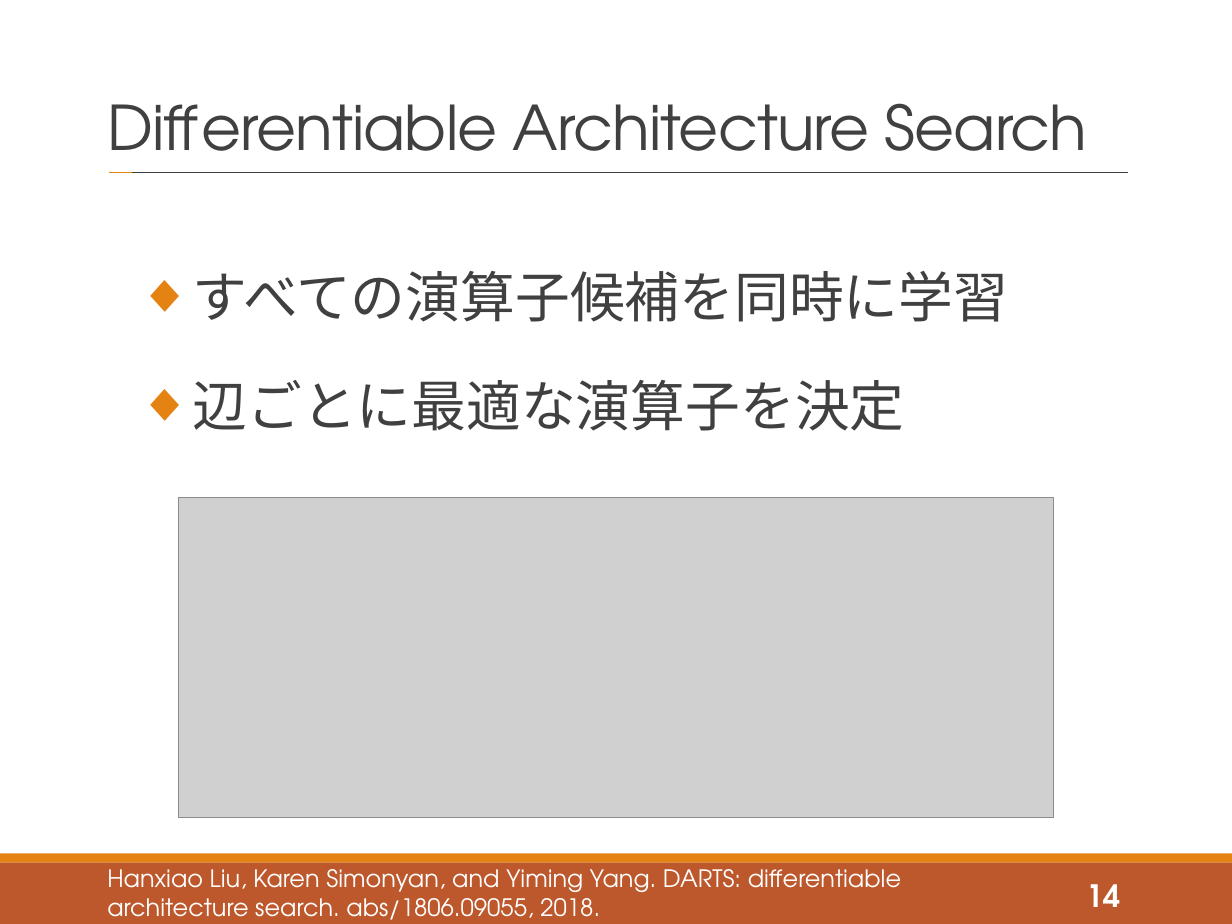
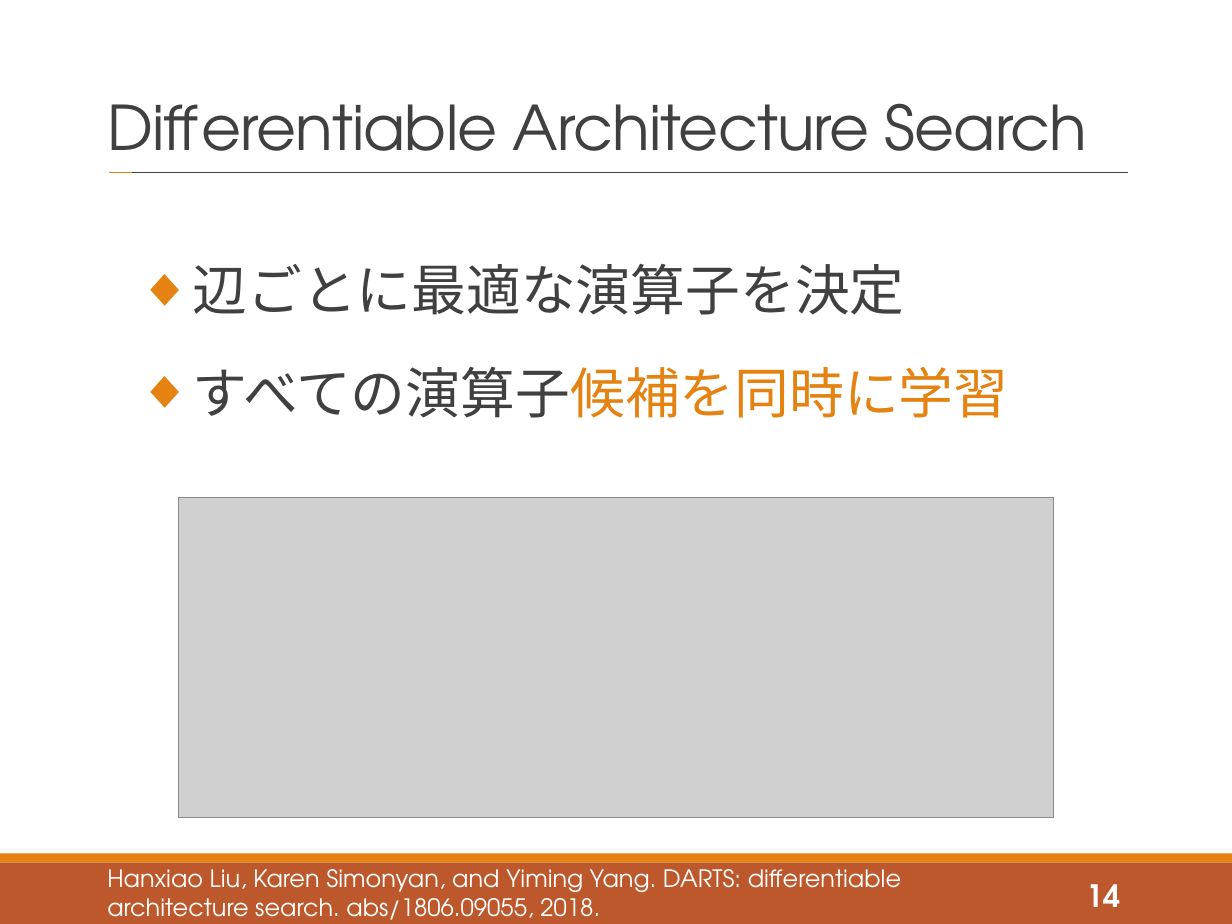
Before and after one commit to tatsuya-sugiyama/WeeklyReport, a slide deck: slide 14 of report/2020後期/2020_2nd_sugiyama.pptx. Drawn at 1232x924 pixels with LibreOffice and Linux fonts; fonts in the diff are those of the drawing; grey boxes stand for pictures. Boxes give left, top, right and bottom in pixels: in the first picture for what was removed or moved away, otherwise in the second. Text is boxed around its words. In the diff, an @@ line names an element or a change of style, - is before the commit and + after.

```diff
--- a/report/2020後期/2020_2nd_sugiyama.pptx
+++ b/report/2020後期/2020_2nd_sugiyama.pptx
@@ text at [193,264,905,315]: paragraph added @@
+  ◆ 辺ごとに最適な演算子を決定
@@ text at [193,380,905,431]: paragraph removed @@
-  ◆ 辺ごとに最適な演算子を決定
@@ text at [193,367,1009,418]: text colour #404040 to #E48312 in "すべての演算子候補を同時に学習"; line spacing 1.5 to 1.4 @@
```
Also in this commit, not shown: 14 other slides changed, 7 slides added, 2 slides removed.
